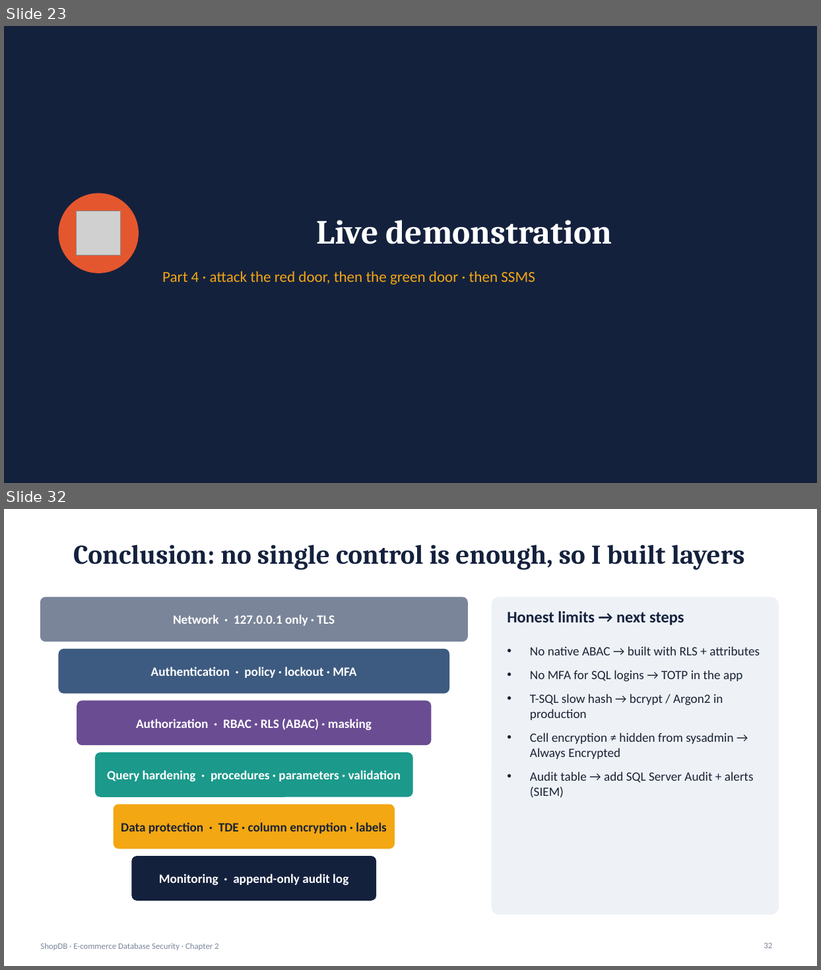
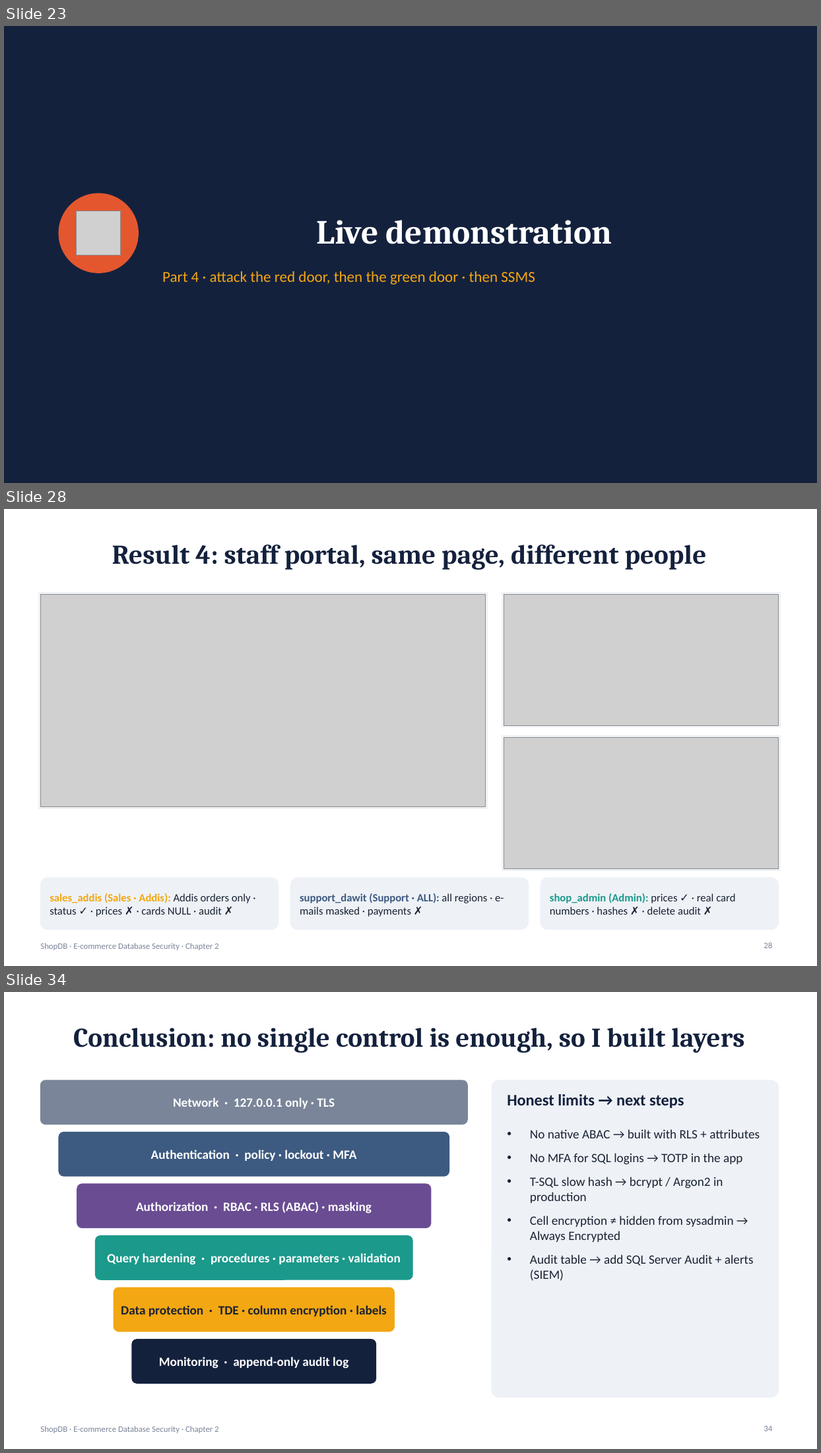
Before and after one commit to nebyu11/infinix-freefire-photobooth, a slide deck: db-security-ecommerce/presentation/DB_Security_Ecommerce.pptx. Shown one above the other, each under a label of ours: slides 23 and 32 before the commit, slides 23, 28 and 34 after it; the slides between them are not shown. The pictures are 821x970 and 821x1453 pixels, drawn with LibreOffice and Linux fonts; fonts in the diff are those of the drawing; grey boxes stand for pictures. Boxes give left, top, right and bottom in pixels: in the first picture for what was removed or moved away, otherwise in the second. Text is boxed around its words. In the diff, an @@ line names an element or a change of style, - is before the commit and + after.

```diff
--- a/db-security-ecommerce/presentation/DB_Security_Ecommerce.pptx
+++ b/db-security-ecommerce/presentation/DB_Security_Ecommerce.pptx
@@ slide 28 added at [4,509,817,966], background #FFFFFF; not listed: 1 template element that a slide beside it also shows @@
@@ title added at [112,545,707,570], 32 pt, text #14213D, bold @@
+Result 4: staff portal, same page, different people
@@ rectangle added at [39,593,488,809], fill #EEF2F7, outline #EEF2F7 1 pt @@
@@ picture added at [40,594,486,807] @@
@@ rectangle added at [502,593,781,727], fill #EEF2F7, outline #EEF2F7 1 pt @@
@@ picture added at [504,594,779,725] @@
@@ rectangle added at [502,736,781,871], fill #EEF2F7, outline #EEF2F7 1 pt @@
@@ picture added at [504,738,779,869] @@
@@ rounded rectangle added at [40,878,279,930], fill #EEF2F7, outline #EEF2F7 1 pt @@
@@ rounded rectangle added at [290,878,529,930], fill #EEF2F7, outline #EEF2F7 1 pt @@
@@ rounded rectangle added at [541,878,779,930], fill #EEF2F7, outline #EEF2F7 1 pt @@
@@ text added at [50,894,251,917], 13 pt, text #1A2233 @@
+sales_addis (Sales · Addis): Addis orders only · status ✓ · prices ✗ · cards NULL · audit ✗
@@ text added at [300,894,504,917], 13 pt, text #1A2233 @@
+support_dawit (Support · ALL): all regions · e-mails masked · payments ✗
@@ text added at [550,894,735,915], 13 pt, text #1A2233 @@
+shop_admin (Admin): prices ✓ · real card numbers · hashes ✗ · delete audit ✗
@@ page number added at [764,943,772,949], 10 pt, text #7A8599 @@
+28
@@ what was slide 32 is now slide 34 @@
@@ page number at [764,1426,772,1432]: text changed @@
-32
+34
```
Also in this commit, not shown: 8 slides changed, 1 other slide added, 57 other files.
